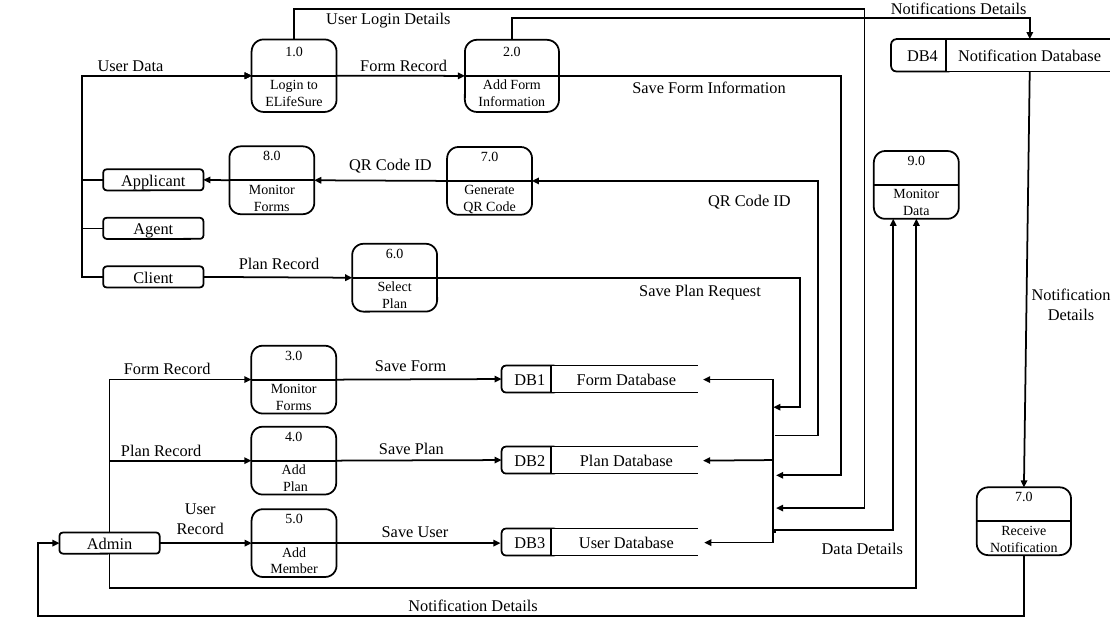
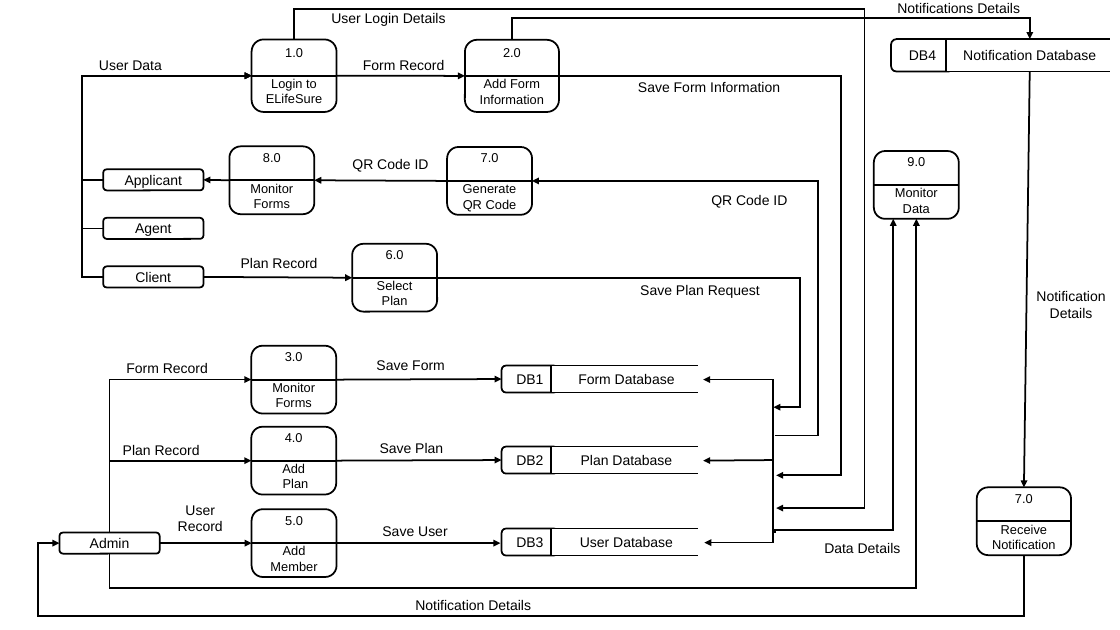
Before and after one commit to CaibalLester/CapstonePaper, a slide deck: slide 1 of Other Files/Diagram 0.pptx. Drawn at 1120x630 pixels with LibreOffice and Linux fonts; fonts in the diff are those of the drawing. Boxes give left, top, right and bottom in pixels: in the first picture for what was removed or moved away, otherwise in the second. Text is boxed around its words. In the diff, an @@ line names an element or a change of style, - is before the commit and + after.

```diff
--- a/Other Files/Diagram 0.pptx
+++ b/Other Files/Diagram 0.pptx
@@ size 12 to 11 pt, font Times New Roman to Arial in 10 elements at [252,509,337,577], [252,39,337,112], [251,427,336,495], [251,346,336,414], [352,244,437,312], [229,146,314,214], [447,147,532,215], [874,151,959,219], [977,487,1071,555], [465,39,559,112] @@
@@ size 14 to 12 pt, font Times New Roman to Arial in 30 elements at [103,170,203,191], [103,218,203,239], [103,266,203,287], [60,533,160,554], [502,365,559,392], [551,365,702,392], [502,447,559,474], [551,447,702,474], [502,528,559,555], [551,528,702,555], [891,39,954,72], [946,39,1114,72], [99,60,162,70], [363,60,444,70], [638,82,780,92], [352,159,429,172], [711,195,787,208], [241,258,317,268], [640,285,760,298], [897,3,1020,13], [331,13,446,26], [126,363,208,373], [123,445,200,455], [178,505,223,531], [382,526,448,536], [380,443,443,453], [376,360,445,370], [824,543,901,553], [1036,291,1105,318], [415,600,531,610] @@
```
Also in this commit, not shown: 14 other files.
